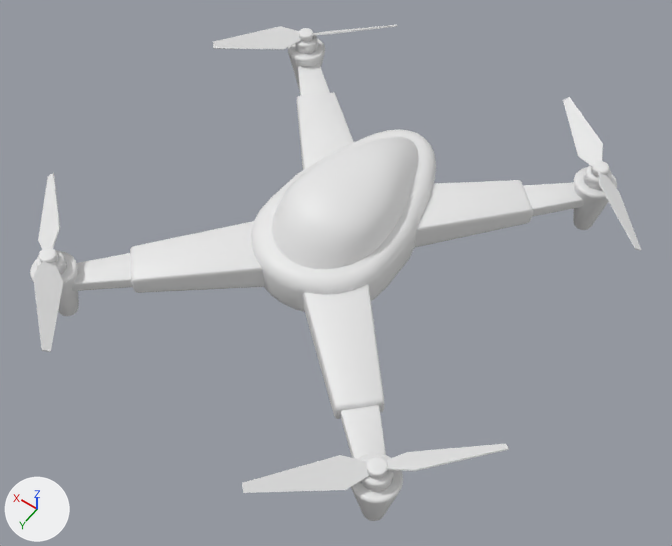
The glTF model experiments/models/worker_drone_updated_2021_06_15.gltf, before and after one commit.
One viewpoint serves both versions: a camera (50 mm lens) standing at (-2.29, 3.09, 4.63) and looking at (-0.12, 0.05, -0.16). Lighting does not change. The marker at lower left points along +X, +Y and +Z. Where no turn or scale is listed for an object, it has been applied to the vertices.

The older version as bpy lines, for what is in view:
```python
me_cube = bpy.data.meshes.new('Cube')
me_cube.from_pydata(...)  # 816 vertices, 1616 faces; spans x -0.766..0.437, y -0.437..0.766, z -0.326..0.202
me_cube_006 = bpy.data.meshes.new('Cube.006')
me_cube_006.from_pydata(...)  # 816 vertices, 1616 faces; spans x -0.437..0.766, y -0.437..0.766, z -0.326..0.202
me_cube_011 = bpy.data.meshes.new('Cube.011')
me_cube_011.from_pydata(...)  # 816 vertices, 1616 faces; spans x -0.437..0.766, y -0.766..0.437, z -0.326..0.202
me_cube_015 = bpy.data.meshes.new('Cube.015')
me_cube_015.from_pydata(...)  # 816 vertices, 1616 faces; spans x -0.766..0.437, y -0.766..0.437, z -0.326..0.202
me_cylinder_007 = bpy.data.meshes.new('Cylinder.007')
me_cylinder_007.from_pydata(...)  # 216 vertices, 420 faces; spans x -0.508..0.503, y -0.506..0.511, z -0.047..0.055
me_sphere = bpy.data.meshes.new('Sphere')
me_sphere.from_pydata(...)  # 705 vertices, 1342 faces; spans x -0.47..0.47, y -1.11..0.47, z -0.17..0.43
ob_arm_front_left = bpy.data.objects.new('arm_front_left', me_cube)
ob_arm_front_left.location = (-0.577, 0.577, 0.0)
ob_arm_front_right = bpy.data.objects.new('arm_front_right', me_cube_006)
ob_arm_front_right.location = (0.577, 0.577, 0.0)
ob_arm_rear_left = bpy.data.objects.new('arm_rear_left', me_cube_015)
ob_arm_rear_left.location = (-0.573, -0.797, -0.003)
ob_arm_rear_right = bpy.data.objects.new('arm_rear_right', me_cube_011)
ob_arm_rear_right.location = (0.577, -0.79, 0.0)
ob_body = bpy.data.objects.new('body', me_sphere)
ob_body.location = (0.0, 0.0, 0.0)
ob_propeller_rear_right = bpy.data.objects.new('propeller_rear_right', me_cylinder_007)
ob_propeller_rear_right.location = (1.203, -1.415, 0.225)
# also in view: 'propeller_rear_left' at (-1.2, -1.42, 0.23); 'propeller_front_right' at (1.2, 1.2, 0.23); 'propeller_front_left' at (-1.2, 1.2, 0.23)
```
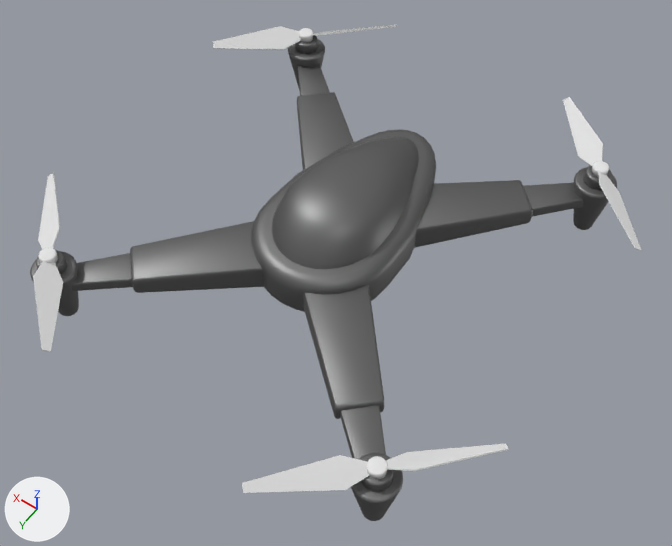
Where the change shows, as pixel boxes (x1, y1, x2, y2) in the pictures (672 x 546 px):
'body', recoloured (white to grey)
    both: (251, 129, 436, 312)
'arm_front_left', recoloured (white to grey)
    both: (303, 284, 403, 521)
'arm_front_right', recoloured (white to grey)
    both: (30, 221, 264, 316)
'arm_rear_left', recoloured (white to grey)
    both: (414, 166, 617, 248)
'arm_rear_right', recoloured (white to grey)
    both: (288, 35, 354, 170)

Diff of the bpy script that builds the scene:
```diff
--- a/experiments/models/worker_drone_updated_2021_06_15.gltf.py
+++ b/experiments/models/worker_drone_updated_2021_06_15.gltf.py
@@ mat_material_001 @@
+mat_material_001 = principled_material('Material.001')
+mat_material_001.base_color = (0.191, 0.191, 0.191)  # grey #797979
+mat_material_001.metallic = 0.848
@@ mat_material_004 @@
+mat_material_004 = principled_material('Material.004')
+mat_material_004.base_color = (0.191, 0.191, 0.191)  # grey #797979
+mat_material_004.metallic = 0.848
@@ mat_material_002 @@
+mat_material_002 = principled_material('Material.002')
+mat_material_002.base_color = (0.191, 0.191, 0.191)  # grey #797979
+mat_material_002.metallic = 0.848
@@ mat_material_003 @@
+mat_material_003 = principled_material('Material.003')
+mat_material_003.base_color = (0.191, 0.191, 0.191)  # grey #797979
+mat_material_003.metallic = 0.848
@@ mat_material @@
+mat_material = principled_material('Material')
+mat_material.base_color = (0.191, 0.191, 0.191)  # grey #797979
+mat_material.metallic = 0.848
@@ me_sphere @@
 me_sphere.from_pydata(...)  # 705 vertices, 1342 faces; spans x -0.47..0.47, y -1.11..0.47, z -0.17..0.43
+me_sphere.materials.append(mat_material)  # grey #797979
@@ me_cube @@
 me_cube.from_pydata(...)  # 816 vertices, 1616 faces; spans x -0.766..0.437, y -0.437..0.766, z -0.326..0.202
+me_cube.materials.append(mat_material_003)  # grey #797979
@@ me_cube_006 @@
 me_cube_006.from_pydata(...)  # 816 vertices, 1616 faces; spans x -0.437..0.766, y -0.437..0.766, z -0.326..0.202
+me_cube_006.materials.append(mat_material_002)  # grey #797979
@@ me_cube_015 @@
 me_cube_015.from_pydata(...)  # 816 vertices, 1616 faces; spans x -0.766..0.437, y -0.766..0.437, z -0.326..0.202
+me_cube_015.materials.append(mat_material_004)  # grey #797979
@@ me_cube_011 @@
 me_cube_011.from_pydata(...)  # 816 vertices, 1616 faces; spans x -0.437..0.766, y -0.766..0.437, z -0.326..0.202
+me_cube_011.materials.append(mat_material_001)  # grey #797979
```
